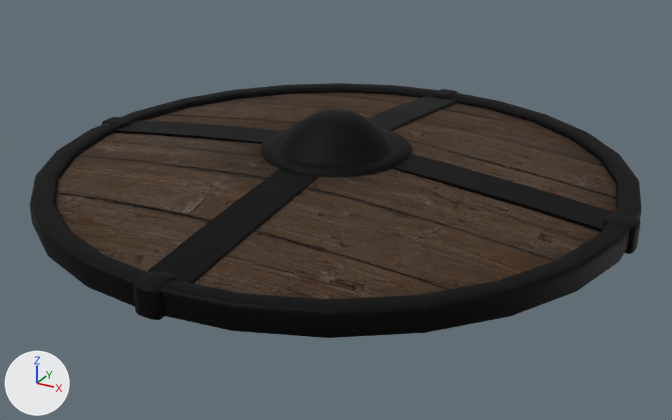
An edit to the Blender file weapons/round_shield/round_shield.blend, drawn before and after from the same camera.
The view is the same before and after, from a camera (50 mm lens) standing at (0.537, -0.976, 0.45) and looking at (0.006, -0.011, -0.032). Arrows for +X, +Y and +Z are at lower left; the lights stay in place. The picture after the commit comes second.

In view in the first picture: 'round_shield', 'round_shield_metal'.
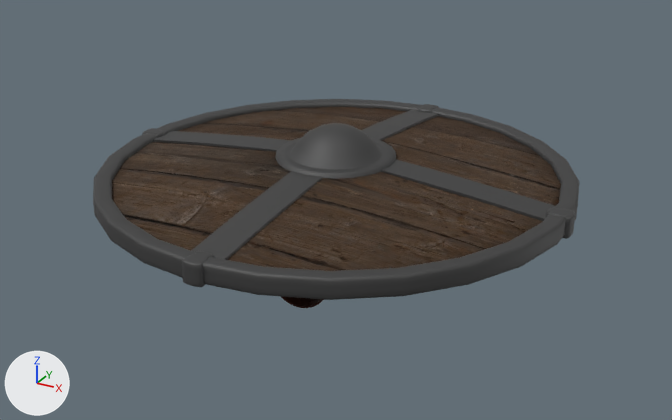
Boxes [x1, y1, x2, y2] around the edits, measured in the pictures (672 x 420 px):
'round_shield', rescaled (20% narrower, 21% shorter)
    before: [55, 92, 617, 299]
    after: [112, 107, 561, 271]
'round_shield_metal', recoloured, rescaled (21% narrower, 21% shorter)
    before: [30, 83, 642, 338]
    after: [93, 99, 579, 300]
'leather_strap', rescaled (not visible before)
    after: [280, 296, 324, 308]

The change, as a list of edits to the scene's bpy script:
```text
Change mat_round_shield_metal_mat:
    mat_round_shield_metal_mat.base_color: (0.00394, 0.00394, 0.00394) -> (0.1, 0.1, 0.1)  # black #0d0d0d -> dark grey #595959
Change ob_round_shield:
    ob_round_shield.scale: (1.0, 1.0, 1.0) -> (0.81, 0.81, 0.81)
```
